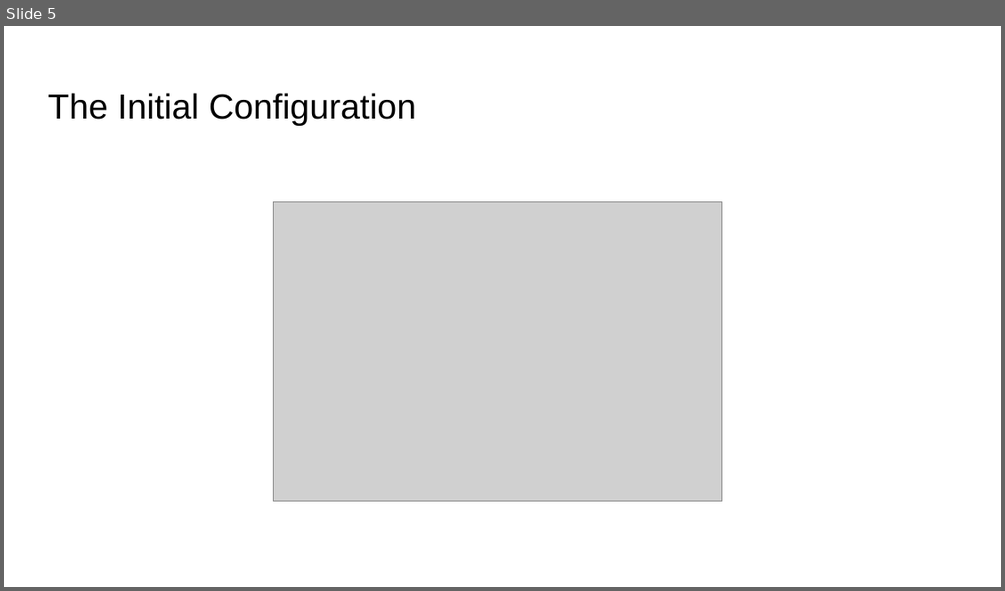
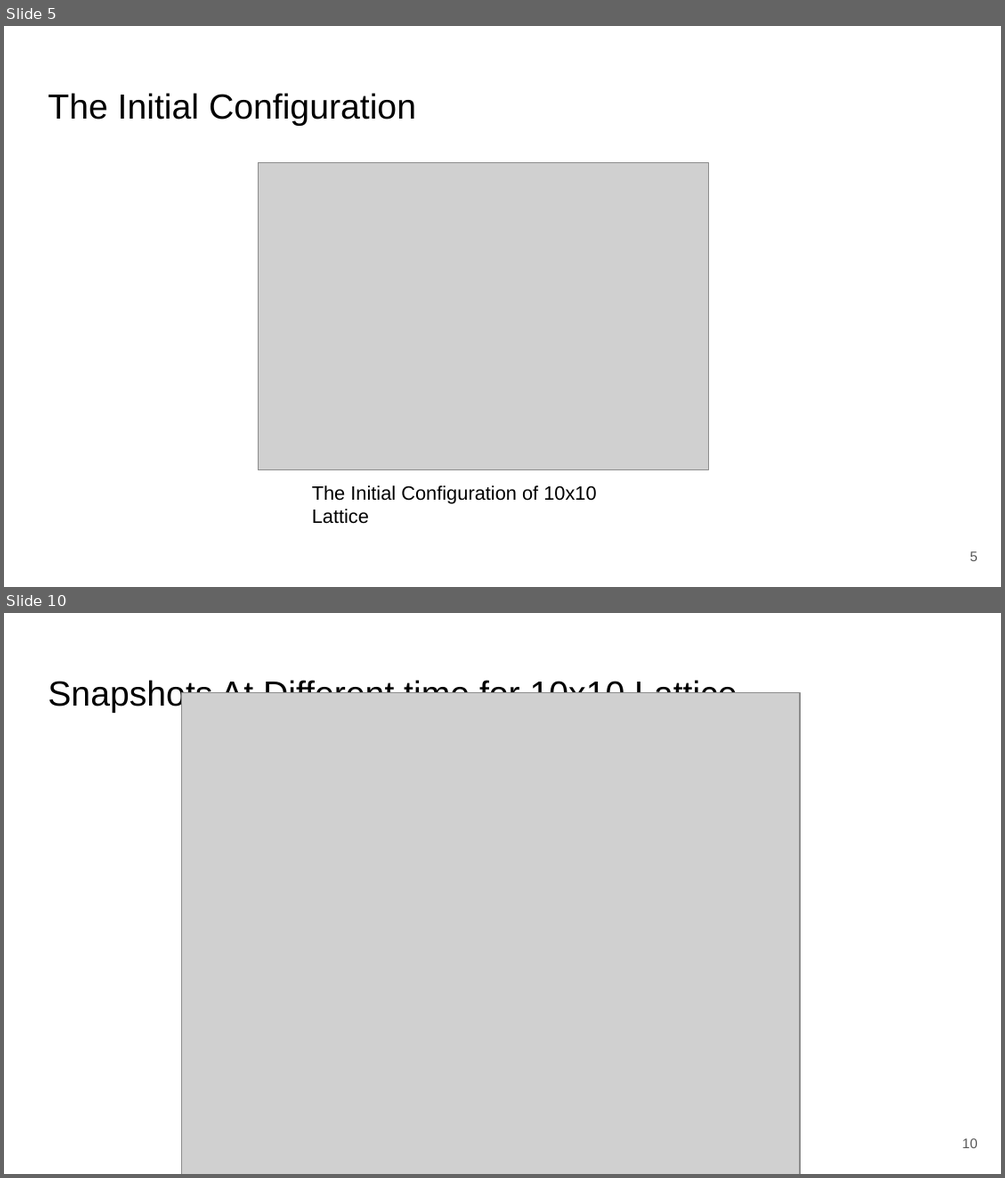
Before and after one commit to DipeshPoudel/MDS-607-MonteCarloMethods, a slide deck: ising_model/MDSDipeshPoudel10/2DIsingModel.pptx. Shown one above the other, each under a label of ours: slide 5 before the commit, slides 5 and 10 after it; the slides between them are not shown. The pictures are 1005x591 and 1005x1178 pixels, drawn with LibreOffice and Linux fonts; fonts in the diff are those of the drawing; grey boxes stand for pictures. Boxes give left, top, right and bottom in pixels: in the first picture for what was removed or moved away, otherwise in the second. Text is boxed around its words. In the diff, an @@ line names an element or a change of style, - is before the commit and + after.

```diff
--- a/ising_model/MDSDipeshPoudel10/2DIsingModel.pptx
+++ b/ising_model/MDSDipeshPoudel10/2DIsingModel.pptx
@@ slide 10 added at bbox=[4, 613, 1001, 1174], background #FFFFFF @@
@@ title added at bbox=[48, 678, 736, 713], 25.2 pt, text #000000 @@
+Snapshots At Different time for 10x10 Lattice
@@ picture added at bbox=[181, 693, 800, 1174] @@
@@ page number added at bbox=[962, 1138, 977, 1148], 10 pt, text #595959 @@
+10
@@ slide 5 changed as well @@
@@ picture: place and size @@
-picture at bbox=[273, 202, 721, 501]
+picture at bbox=[259, 162, 709, 471]
@@ text added at bbox=[312, 485, 596, 524], 14 pt, text #000000 @@
+The Initial Configuration of 10x10 Lattice
@@ page number added at bbox=[970, 551, 978, 561], 10 pt, text #595959 @@
+5
```
Also in this commit, not shown: 6 other slides changed, 6 other slides added, 2 slides removed, 12 other files.
